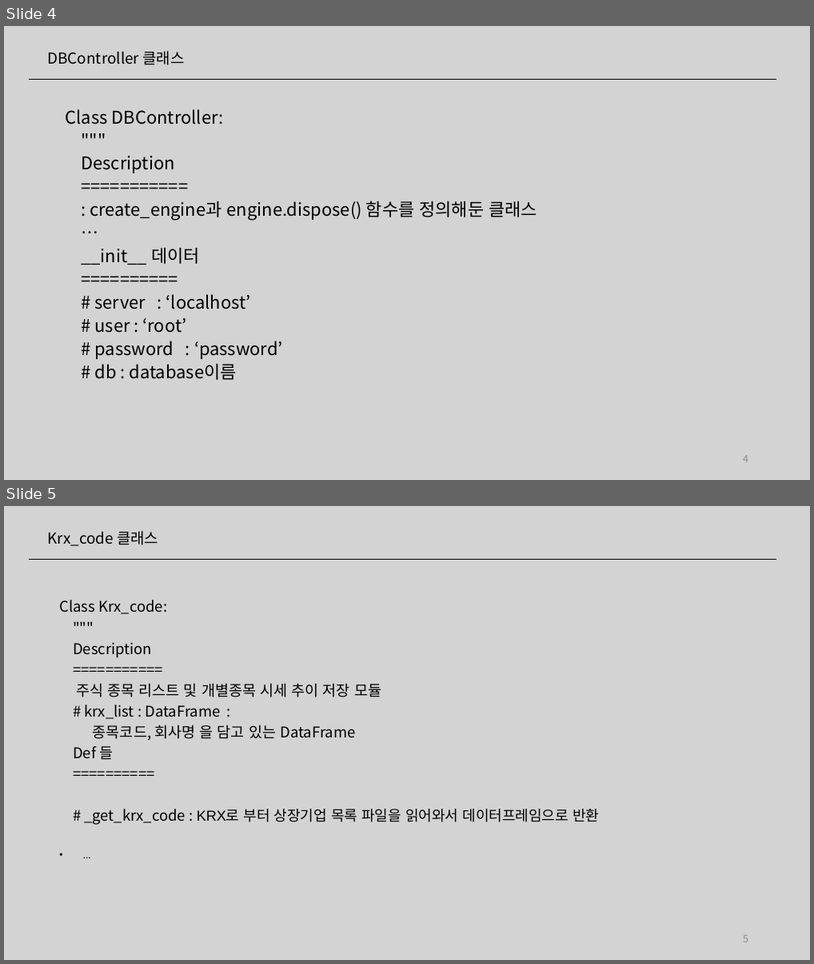
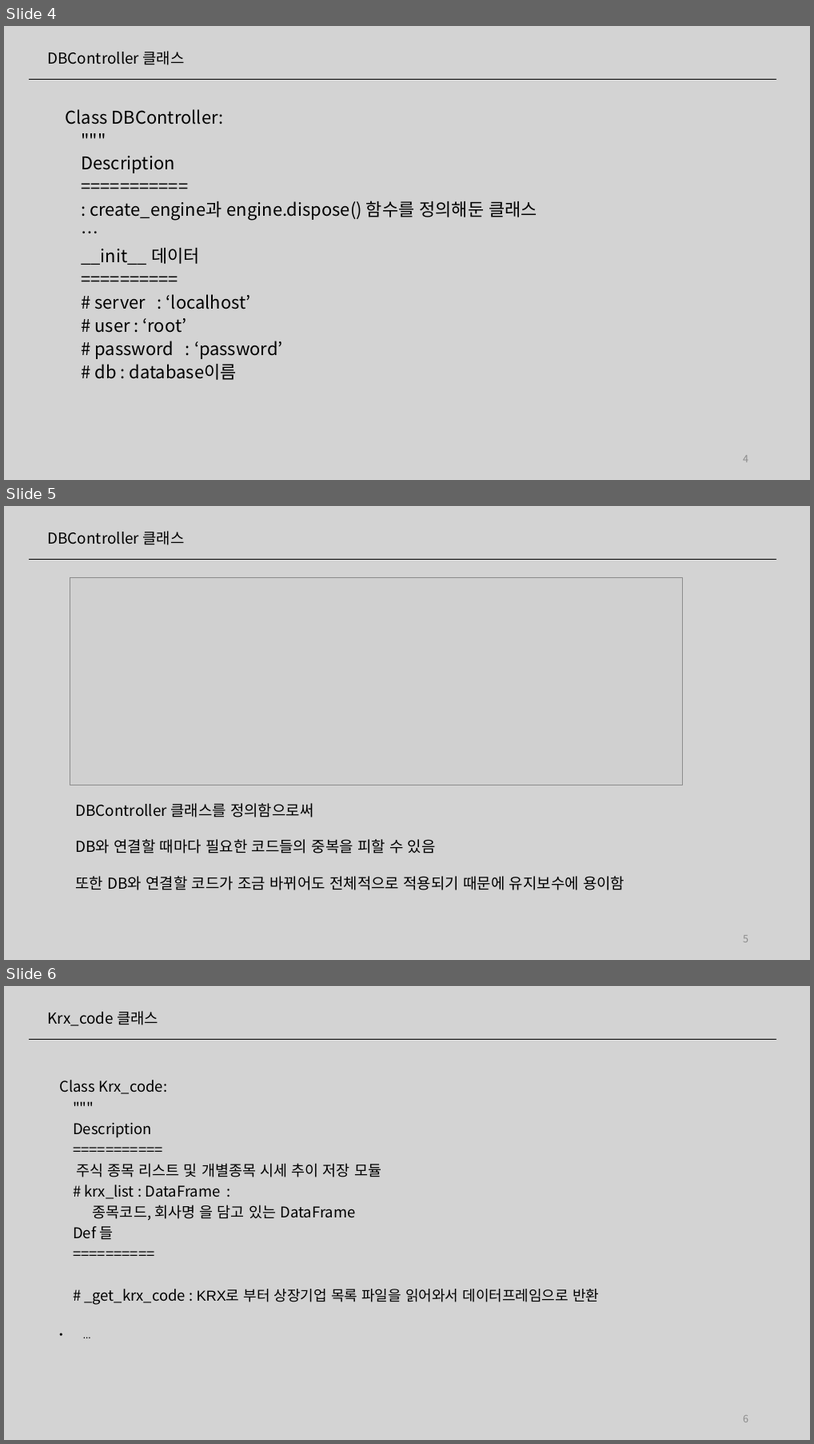
Before and after one commit to ddiyoung/find_value_stocks, a slide deck: 20011656_우지훈.pptx. Shown one above the other, each under a label of ours: slides 4 and 5 before the commit, slides 4, 5 and 6 after it. The pictures are 814x964 and 814x1444 pixels, drawn with LibreOffice and Linux fonts; fonts in the diff are those of the drawing; grey boxes stand for pictures. Boxes give left, top, right and bottom in pixels: in the first picture for what was removed or moved away, otherwise in the second. Text is boxed around its words. In the diff, an @@ line names an element or a change of style, - is before the commit and + after.

```diff
--- a/20011656_우지훈.pptx
+++ b/20011656_우지훈.pptx
@@ slide 5 added at (4,506,810,960), background #D3D3D3 @@
@@ text added at (48,531,184,545), 18 pt, text #000000 @@
+DBController 클래스
@@ line added from (30, 560) to (777, 560), #000000 0.5 pt @@
@@ picture added at (70,577,682,785) @@
@@ text added at (75,803,625,890), 18 pt, text #000000 @@
+DBController 클래스를 정의함으로써
+DB와 연결할 때마다 필요한 코드들의 중복을 피할 수 있음
+또한 DB와 연결할 코드가 조금 바뀌어도 전체적으로 적용되기 때문에 유지보수에 용이함
@@ page number added at (743,935,749,942), 12 pt, text #8C8C8C @@
+5
@@ what was slide 5 is now slide 6 @@
```
Also in this commit, not shown: 7 other slides added.
